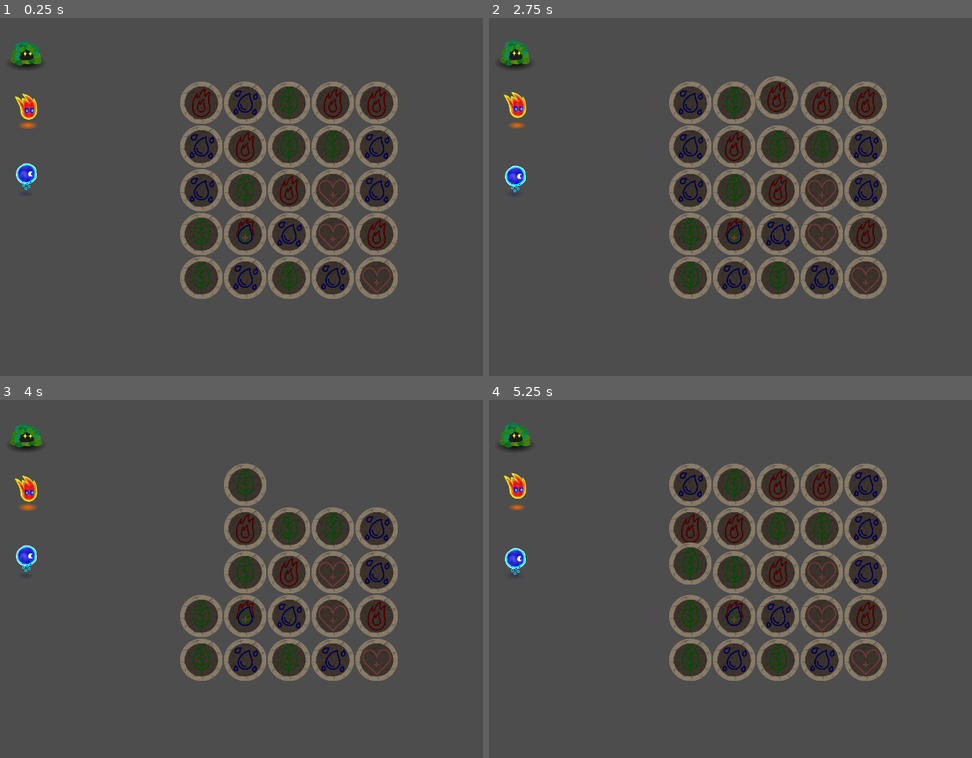
Above: before the commit, frames 1-4 (two rows, left to right).
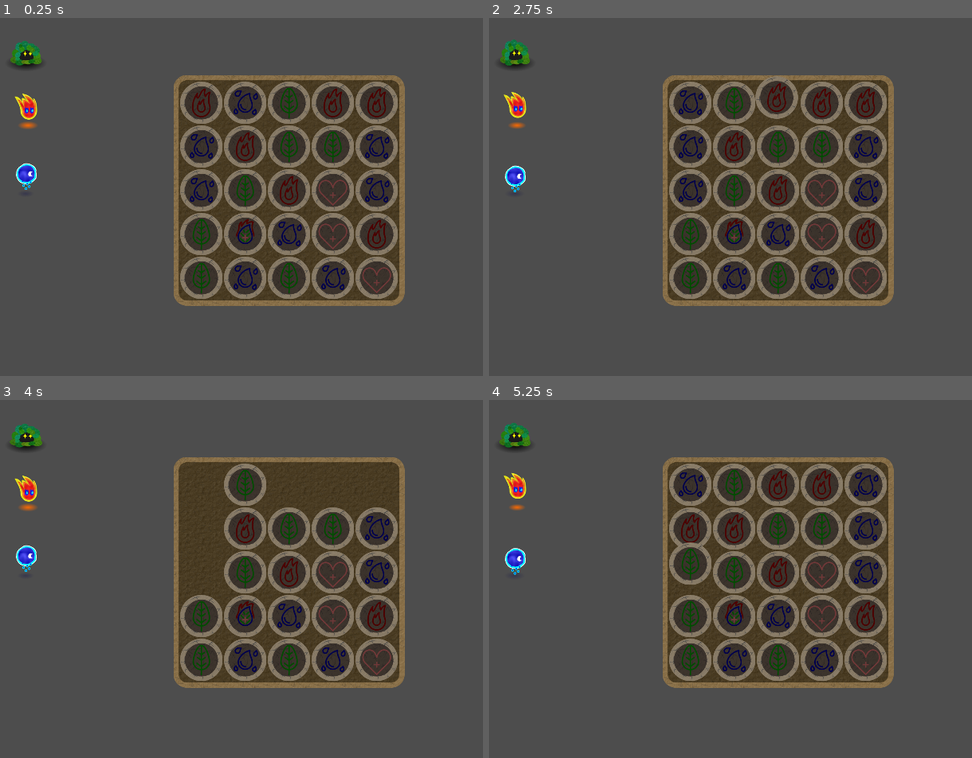
Above: after the commit, the same moments.

Repository: xorblo-doitus/Alygn
Game: Godot game, scene res://room/room.tscn
Same seed, same stepped clock (60 frames per second), same inputs: the game is played once before the commit and once after it.
Inputs (mouse positions are in pixels of both pictures, inside the frame that each line leads up to):
- Up to frame 1 (0.25 s): no input
- Up to frame 2 (2.75 s): drag from (691, 103) to (846, 118) at 0.52 s; drag from (691, 103) to (754, 268) at 1.27 s; move the mouse to (701, 96) at 2.02 s; click (701, 96) at 2.17 s
- Up to frame 3 (4 s): drag from (246, 485) to (106, 525) at 2.77 s; drag from (289, 485) to (328, 579) at 3.52 s
- Up to frame 4 (5.25 s): drag from (822, 485) to (687, 489) at 4.27 s; move the mouse to (691, 528) at 5.02 s; click (691, 528) at 5.17 s

The runs differ from the first frame. In frame 1, 10% of the frame differs, in the area x 35-84%, y 16-81%; in frame 2, 10%; in frame 3, 15%; in frame 4, 10%.

Commit message:
Added board background

Diff:
--- a/room/board/board.gd
+++ b/room/board/board.gd
@@ -1,9 +1,9 @@
 class_name Board
-extends Control
+extends PanelContainer
 
 
-@onready var lines: Node2D = $Lines
-@onready var grid: Grid = $VBoxContainer/Grid
+@onready var lines: Node2D = %Lines
+@onready var grid: Grid = %Grid
 
 
 func _on_grid_matches_changed(matches: Array[TokenLine]) -> void:
--- a/room/board/board.tscn
+++ b/room/board/board.tscn
@@ -1,10 +1,18 @@
-[gd_scene load_steps=3 format=3 uid="uid://dyy06o6cq2m8l"]
+[gd_scene load_steps=6 format=3 uid="uid://dyy06o6cq2m8l"]
 
 [ext_resource type="Script" path="res://room/board/board.gd" id="1_nhcxa"]
 [ext_resource type="PackedScene" uid="uid://715vqlpuvb3q" path="res://room/board/grid/grid.tscn" id="2_1dlc2"]
+[ext_resource type="Texture2D" uid="uid://u7s6wgtg4etj" path="res://room/board/board.png" id="2_vk7o0"]
 
-[node name="Board" type="Control"]
-layout_mode = 3
+[sub_resource type="StyleBoxEmpty" id="StyleBoxEmpty_ycsbs"]
+
+[sub_resource type="StyleBoxEmpty" id="StyleBoxEmpty_dauka"]
+content_margin_left = 20.0
+content_margin_top = 20.0
+content_margin_right = 20.0
+content_margin_bottom = 20.0
+
+[node name="Board" type="PanelContainer"]
 anchors_preset = 8
 anchor_left = 0.5
 anchor_top = 0.5
@@ -13,21 +21,36 @@
 grow_horizontal = 2
 grow_vertical = 2
 mouse_filter = 1
+theme_override_styles/panel = SubResource("StyleBoxEmpty_ycsbs")
 script = ExtResource("1_nhcxa")
 
-[node name="VBoxContainer" type="VBoxContainer" parent="."]
-layout_mode = 1
-anchors_preset = 15
-anchor_right = 1.0
-anchor_bottom = 1.0
-grow_horizontal = 2
-grow_vertical = 2
+[node name="NinePatchRect" type="NinePatchRect" parent="."]
+layout_mode = 2
+texture = ExtResource("2_vk7o0")
+patch_margin_left = 42
+patch_margin_top = 42
+patch_margin_right = 42
+patch_margin_bottom = 42
+axis_stretch_horizontal = 2
+axis_stretch_vertical = 2
 
-[node name="Grid" parent="VBoxContainer" instance=ExtResource("2_1dlc2")]
+[node name="MarginPanel" type="PanelContainer" parent="."]
+layout_mode = 2
+mouse_filter = 1
+theme_override_styles/panel = SubResource("StyleBoxEmpty_dauka")
+
+[node name="VBoxContainer" type="VBoxContainer" parent="MarginPanel"]
+layout_mode = 2
+size_flags_horizontal = 4
+size_flags_vertical = 4
+
+[node name="Grid" parent="MarginPanel/VBoxContainer" instance=ExtResource("2_1dlc2")]
+unique_name_in_owner = true
 layout_mode = 2
 size_flags_vertical = 3
 
 [node name="Lines" type="Node2D" parent="."]
+unique_name_in_owner = true
 
-[connection signal="matches_changed" from="VBoxContainer/Grid" to="." method="_on_grid_matches_changed"]
-[connection signal="state_changed" from="VBoxContainer/Grid" to="." method="_on_grid_state_changed"]
+[connection signal="matches_changed" from="MarginPanel/VBoxContainer/Grid" to="." method="_on_grid_matches_changed"]
+[connection signal="state_changed" from="MarginPanel/VBoxContainer/Grid" to="." method="_on_grid_state_changed"]
--- a/room/board/grid/grid.tscn
+++ b/room/board/grid/grid.tscn
@@ -3,9 +3,12 @@
 [ext_resource type="Script" path="res://room/board/grid/grid.gd" id="1_nhcxa"]
 
 [node name="Grid" type="GridContainer"]
-anchors_preset = 15
-anchor_right = 1.0
-anchor_bottom = 1.0
+custom_minimum_size = Vector2(384, 256)
+anchors_preset = 8
+anchor_left = 0.5
+anchor_top = 0.5
+anchor_right = 0.5
+anchor_bottom = 0.5
 grow_horizontal = 2
 grow_vertical = 2
 columns = 5
Not shown, added: .raw_assets/image/sprite/board.svg
Binary file added: room/board/board.png
Not shown, added: room/board/board.png.import
